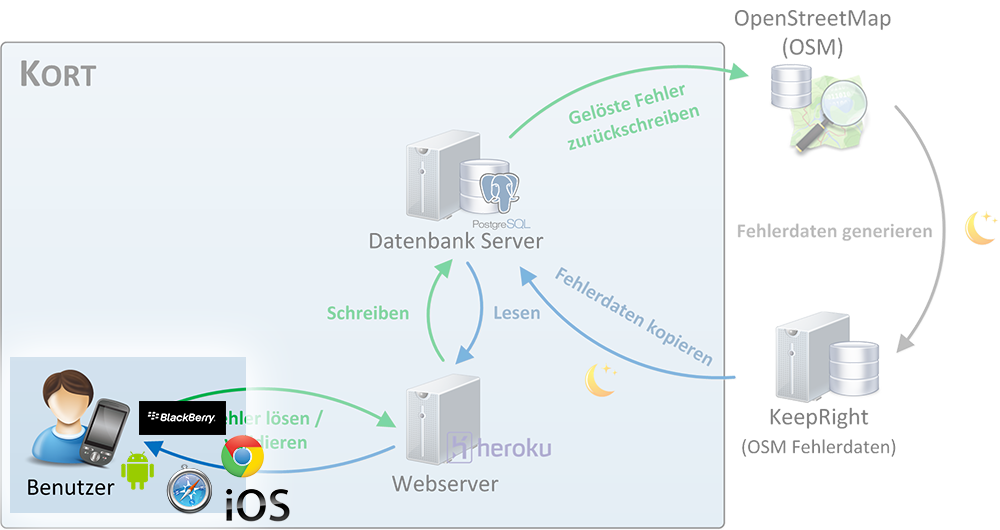
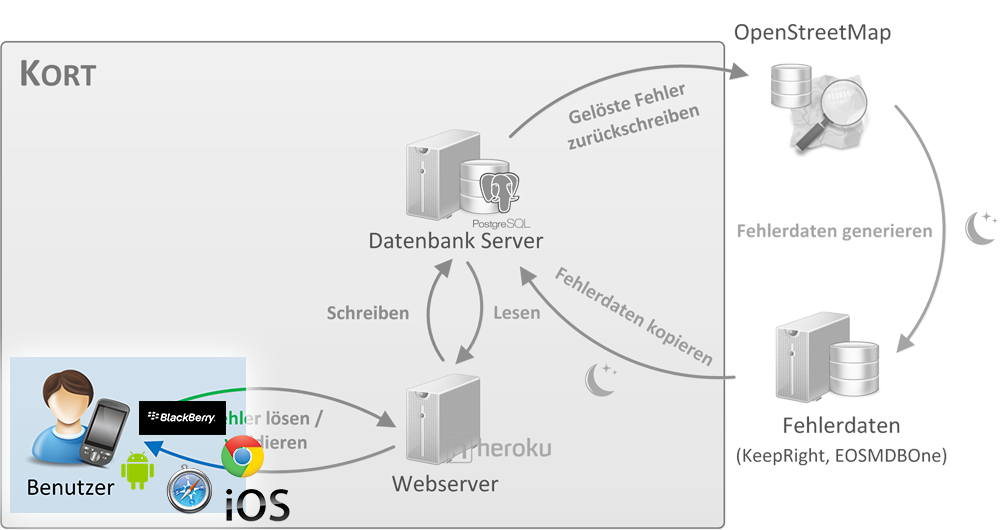
The second 1000×530 image is a revision of the first. Changes to its layers:
hid "Ebene 0" over [0, 10, 998, 530]
added layer "kort-big_picture" over [0, 24, 998, 530]
